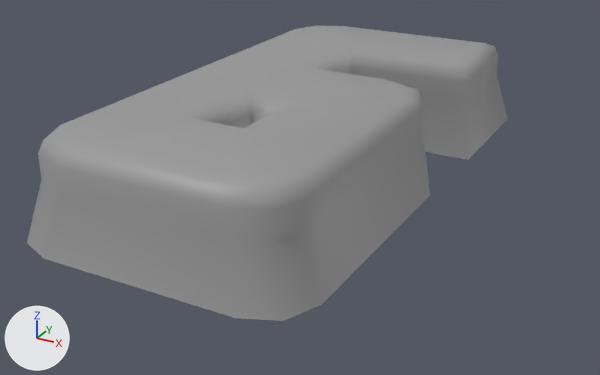
An edit to the FBX model Assets/- Asset Store/Custom/Numbers/Number_6.fbx, drawn before and after from the same camera.
One viewpoint serves both versions: a camera (50 mm lens) standing at (0.249, -0.451, 0.252) and looking at (0.013, -0.022, 0.037). Arrows for +X, +Y and +Z are at lower left; the lights stay in place. Where no turn or scale is listed for an object, it has been applied to the vertices.

Names of what the first picture shows: 'Number_6'.
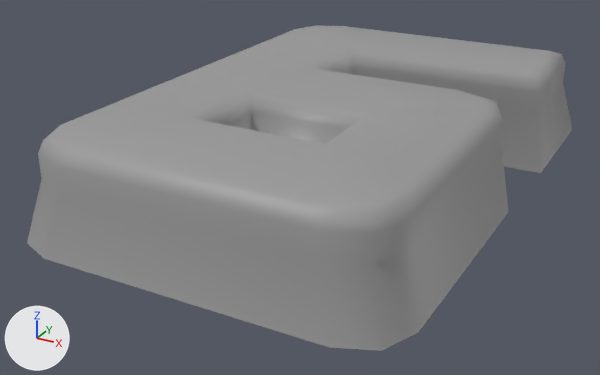
The newer file is also turned or shifted as a whole; pictures and numbers use the older file's frame.

The change in detail:
me_cube_013 has 106 vertices, 100 faces and spans x -0.092..0.093, y -0.172..0.173, z 0.037..0.1.
me_cube_013 is used by ob_number_6; location (0.0, 0.0, 0.0).
me_cube_013 part 1: all 20 vertices in x 0.045..0.093, y 0.002..0.093, z 0.037..0.1 are moved by (0.05, 0.0, 0.0).
me_cube_013 part 2: all 15 vertices in x 0.045..0.091, y -0.172..-0.126, z 0.038..0.1 are moved by (0.05, 0.0, 0.0).
me_cube_013 part 3: all 8 vertices in x 0.01..0.02, y -0.092..-0.031, z 0.075..0.1 are moved by (0.05, 0.0, 0.0).
me_cube_013 part 4: all 5 vertices in x 0.073..0.092, y 0.156..0.173, z 0.037..0.1 are moved by (0.05, 0.0, 0.0).

Changed parts and their boxes (x1, y1, x2, y2) in the pictures (600 x 375 px; the box of a moved part takes in the faces that stretch with it):
'Number_6', reshaped (13% wider, 10% taller)
    before: (27, 25, 508, 321)
    after: (27, 25, 572, 351)
part 1 of me_cube_013, moved or reshaped
    before: (348, 48, 468, 193)
    after: (348, 48, 541, 173)
part 2 of me_cube_013, moved or reshaped
    before: (44, 97, 430, 321)
    after: (44, 110, 509, 351)
part 3 of me_cube_013, moved or reshaped
    before: (77, 68, 408, 180)
    after: (77, 68, 489, 201)
part 4 of me_cube_013, moved or reshaped
    before: (344, 26, 508, 160)
    after: (344, 26, 572, 172)
